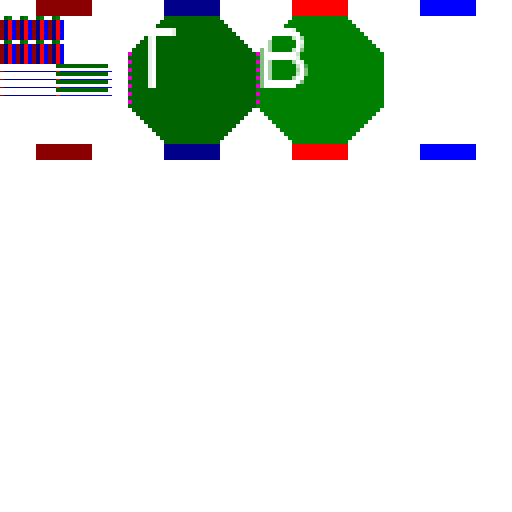
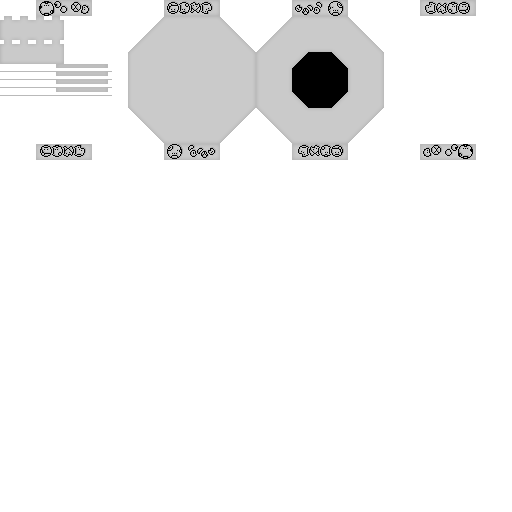
Two versions of the same layered image (512×512). Layer-by-layer changes:
added group "Group 4" with 1 layers above "Group 3" over [0,16,64,64]
added layer "Layer 12" in group "Group 4" over [0,16,64,64]
added group "Group 3" with 1 layers above "Group 1" over [0,64,112,96]
added layer "Layer 11" in group "Group 3" over [0,64,112,96]
added group "Group 1" with 3 layers above "Group 2" over [128,16,384,144]
added layer "Layer 5" in group "Group 1" over [256,16,384,144]
added layer "Layer 4" in group "Group 1" over [128,16,256,144]
added layer "Layer 13" in group "Group 1" over [292,52,348,108]
added group "Group 2" with 3 layers above "Layer 2" over [36,0,476,160]
added layer "Layer 8" in group "Group 2" over [40,144,473,159]
added layer "Layer 7" in group "Group 2" over [39,1,470,16]
added layer "Layer 10" in group "Group 2" over [36,0,476,160]
hid "Layer 2", painted on it over [0,0,476,160]
